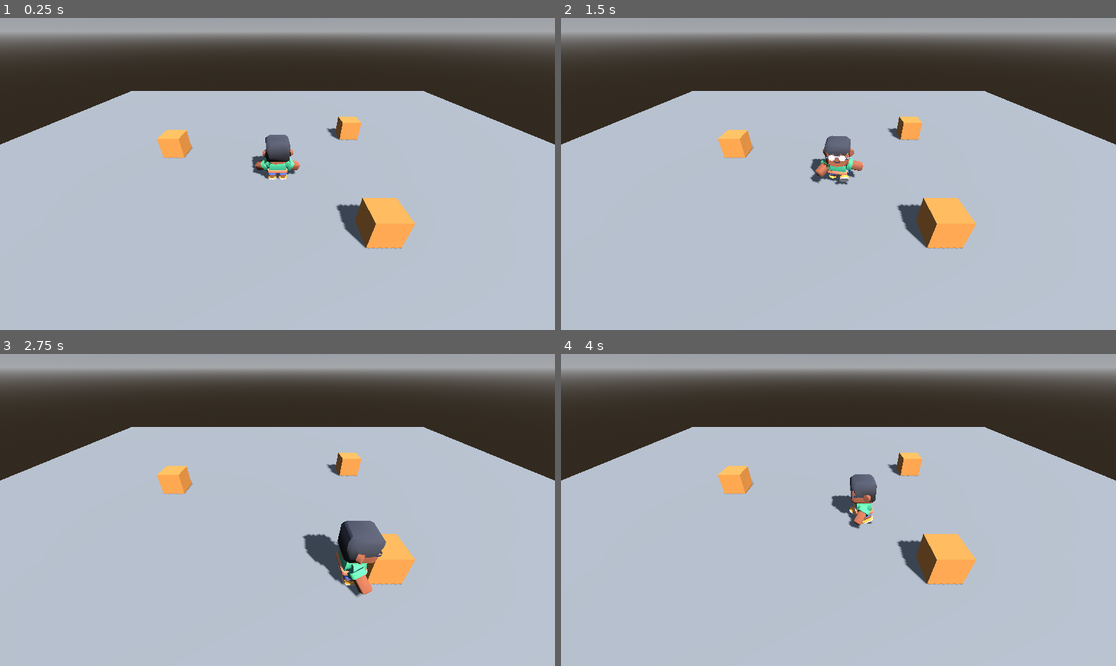
Above: before the commit, frames 1-4 (two rows, left to right).
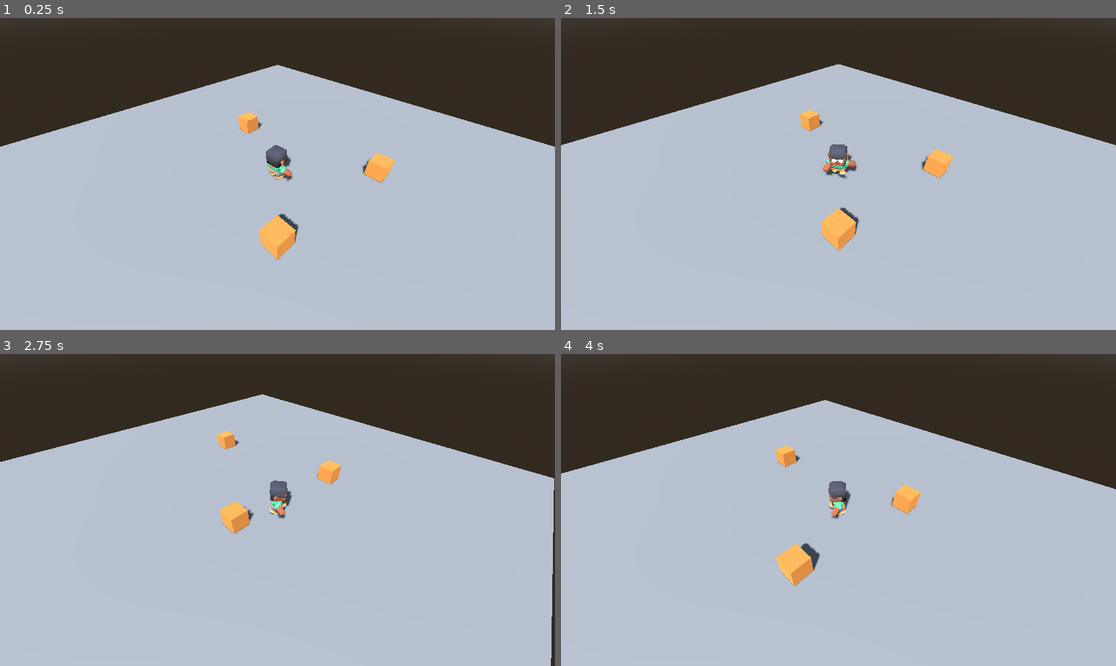
Above: after the commit, the same moments.

Repository: lunisgit-hub/The-Lost-Library
Game: Godot game, scene res://main.tscn
Same seed, same stepped clock (60 frames per second), same inputs: the game is played once before the commit and once after it.
Inputs:
- Up to frame 1 (0.25 s): no input
- Up to frame 2 (1.5 s): tap Enter at 0.5 s; hold D (move_right) 0.53-1.28 s; hold C (combate) 0.53-1.28 s; hold S (move_down) from 1.28 s (still down); tap Shift (correr) at 1.35 s
- Up to frame 3 (2.75 s): release S (move_down) at 2.03 s; hold D (move_right) from 2.03 s (still down); tap Ctrl (rodar) at 2.1 s
- Up to frame 4 (4 s): release D (move_right) at 2.78 s; hold W (move_up) 2.78-3.53 s; tap C (combate) at 2.85 s; hold A (move_left) from 3.53 s (still down); hold Shift (correr) from 3.53 s (still down)

The runs differ from the first frame. In frame 1, 19% of the frame differs, in the area x 0-100%, y 0-78%; in frame 2, 18%; in frame 3, 19%, in the area x 0-100%, y 0-100%; in frame 4, 19%.

Commit message:
T8 N1 - Tarea A - camara pegada

Diff:
--- /dev/null
+++ b/camara_sigue.gd
@@ -0,0 +1,12 @@
+extends Camera3D
+
+@export var objetivo: Node3D
+@export var distancia = Vector3(6, 8, 6)
+
+func _ready():
+	top_level = true
+	# Se orienta UNA vez, mirando al objetivo.
+	look_at_from_position(objetivo.global_position + distancia, objetivo.global_position)
+
+func _physics_process(delta):
+	global_position = objetivo.global_position + distancia
--- a/main.tscn
+++ b/main.tscn
@@ -1,5 +1,6 @@
 [gd_scene format=3 uid="uid://h24dlci7t2hg"]
 
+[ext_resource type="Script" uid="uid://bo84i5cu1t2vi" path="res://camara_sigue.gd" id="1_1bvp3"]
 [ext_resource type="Script" uid="uid://cchv43eug6720" path="res://personaje.gd" id="1_pj"]
 [ext_resource type="PackedScene" uid="uid://bkmexfnojlmxi" path="res://personaje/character-male-a.glb" id="2_modelo"]
 [ext_resource type="Script" uid="uid://67g8ul8ywidy" path="res://rodar.gd" id="3_h2yge"]
@@ -80,8 +81,10 @@
 [node name="CollisionShape3D" type="CollisionShape3D" parent="Cajas/Caja3" unique_id=1573331738]
 shape = SubResource("CajaForma")
 
-[node name="Camera3D" type="Camera3D" parent="." unique_id=1694981284]
+[node name="Camera3D" type="Camera3D" parent="." unique_id=1694981284 node_paths=PackedStringArray("objetivo")]
 transform = Transform3D(1, 0, 0, 0, 0.819152, 0.573576, 0, -0.573576, 0.819152, 0, 5, 7)
+script = ExtResource("1_1bvp3")
+objetivo = NodePath("../Personaje")
 
 [node name="Personaje" type="CharacterBody3D" parent="." unique_id=1290957985 node_paths=PackedStringArray("camara")]
 script = ExtResource("1_pj")
